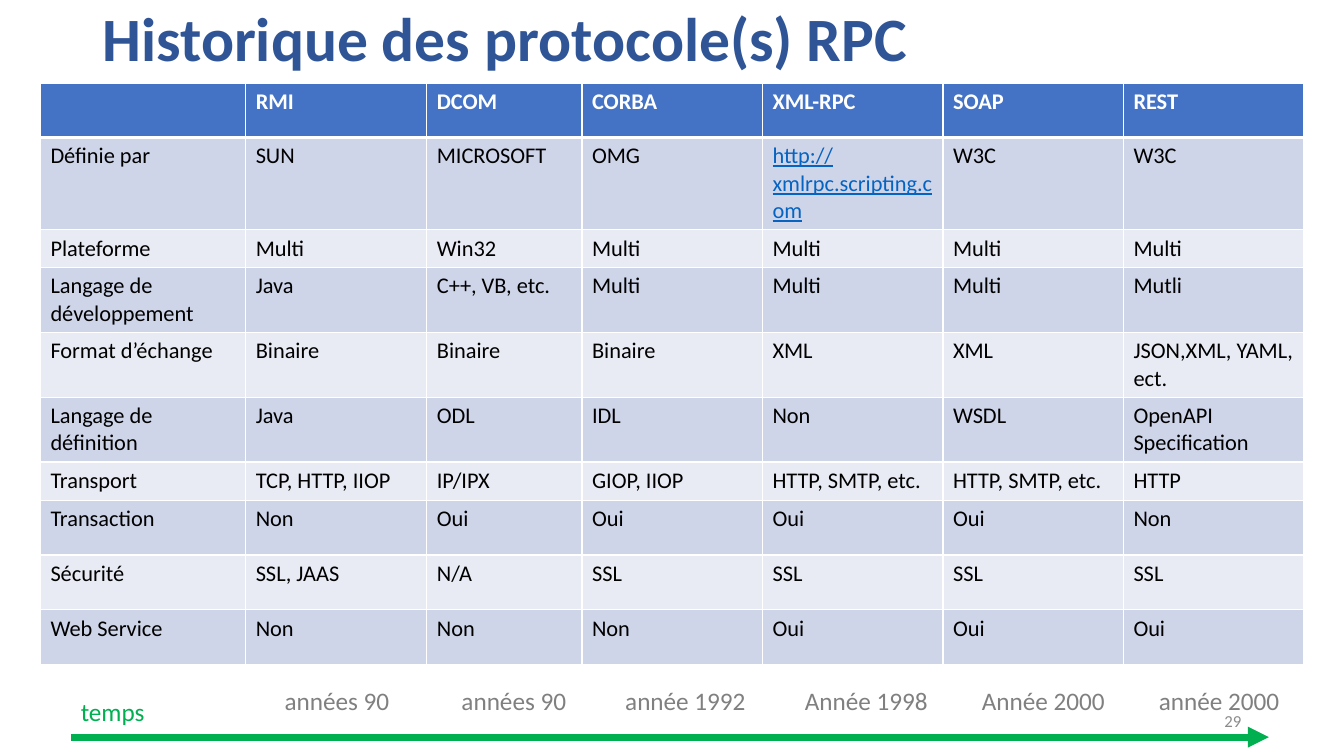
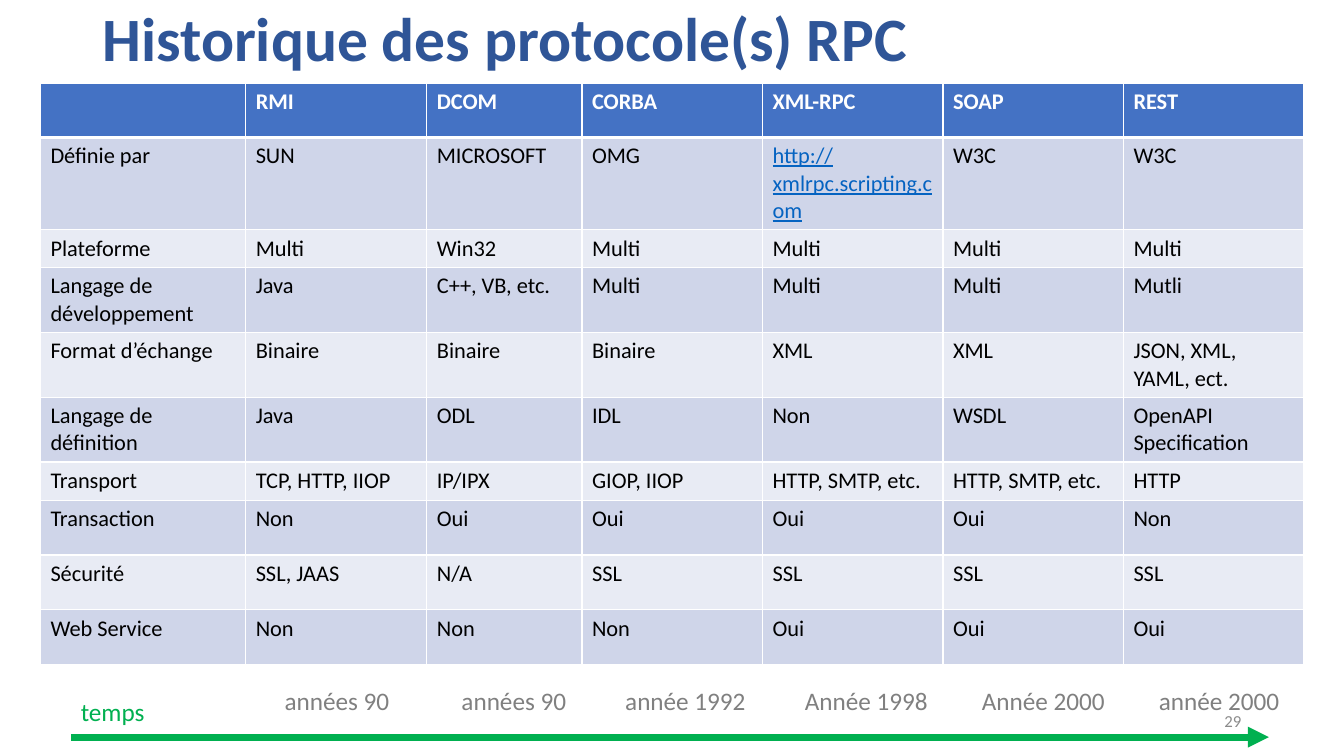
Before and after one commit to guillaumechervet/course.rest, a slide deck: slide 29 of documentations/1 - Web Services partie SOAP.pptx. Drawn at 1344x756 pixels with LibreOffice and Linux fonts; fonts in the diff are those of the drawing. Boxes give left, top, right and bottom in pixels: in the first picture for what was removed or moved away, otherwise in the second. Text is boxed around its words. In the diff, an @@ line names an element or a change of style, - is before the commit and + after.

Commit message:
mag doc

```diff
--- a/documentations/1 - Web Services partie SOAP.pptx
+++ b/documentations/1 - Web Services partie SOAP.pptx
@@ table at (40, 84, 1305, 640) @@
-row 5, column 7: JSON,XML, YAML, ect.
+row 5, column 7: JSON, XML, YAML, ect.
```
